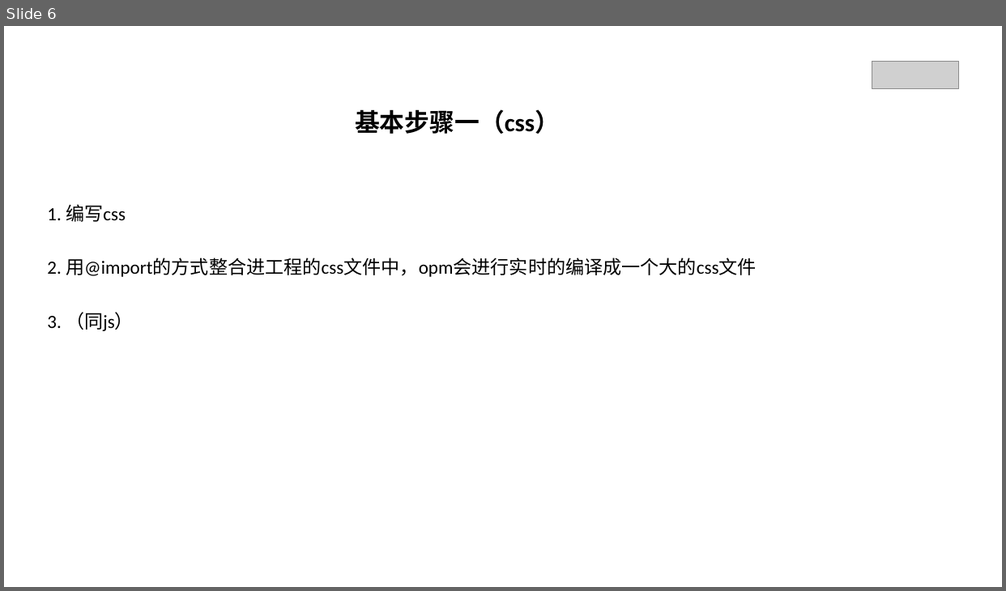
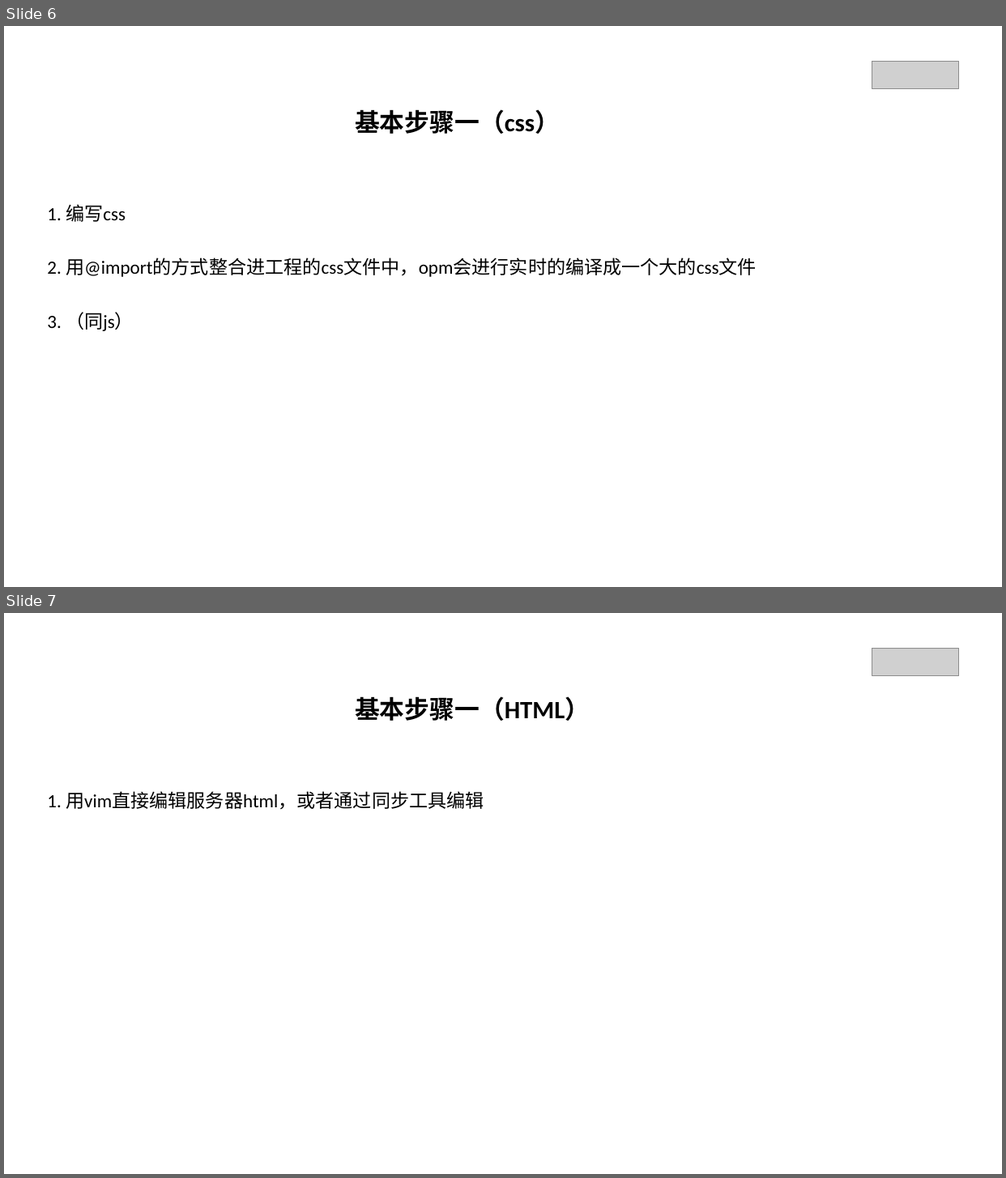
Before and after one commit to EchoFUN/RREN-FEdev, a slide deck: FE-dev-0.0.1.pptx. Shown one above the other, each under a label of ours: slide 6 before the commit, slides 6 and 7 after it. The pictures are 1006x591 and 1006x1178 pixels, drawn with LibreOffice and Linux fonts; fonts in the diff are those of the drawing; grey boxes stand for pictures. Boxes give left, top, right and bottom in pixels: in the first picture for what was removed or moved away, otherwise in the second. Text is boxed around its words. In the diff, an @@ line names an element or a change of style, - is before the commit and + after.

```diff
--- a/FE-dev-0.0.1.pptx
+++ b/FE-dev-0.0.1.pptx
@@ slide 7 added at bbox=[4, 613, 1002, 1174], background #FFFFFF @@
@@ picture added at bbox=[872, 648, 959, 677] @@
@@ text added at bbox=[355, 696, 590, 721], 24 pt, text #000000, bold @@
+基本步骤一（HTML）
@@ text added at bbox=[47, 791, 484, 810], 18 pt, text #000000 @@
+1. 用vim直接编辑服务器html，或者通过同步工具编辑
```
Also in this commit, not shown: 5 slides changed, 4 other slides added.
